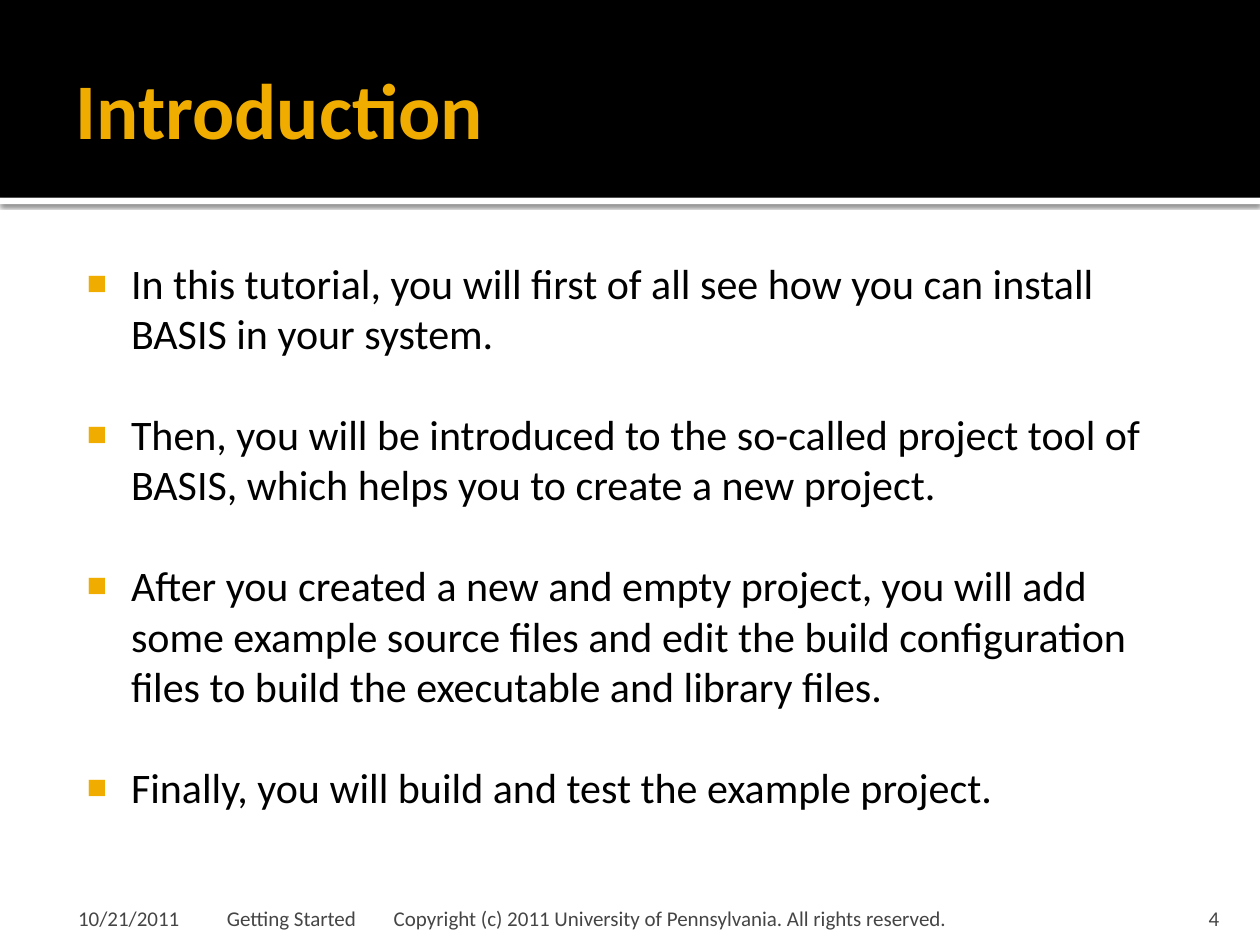
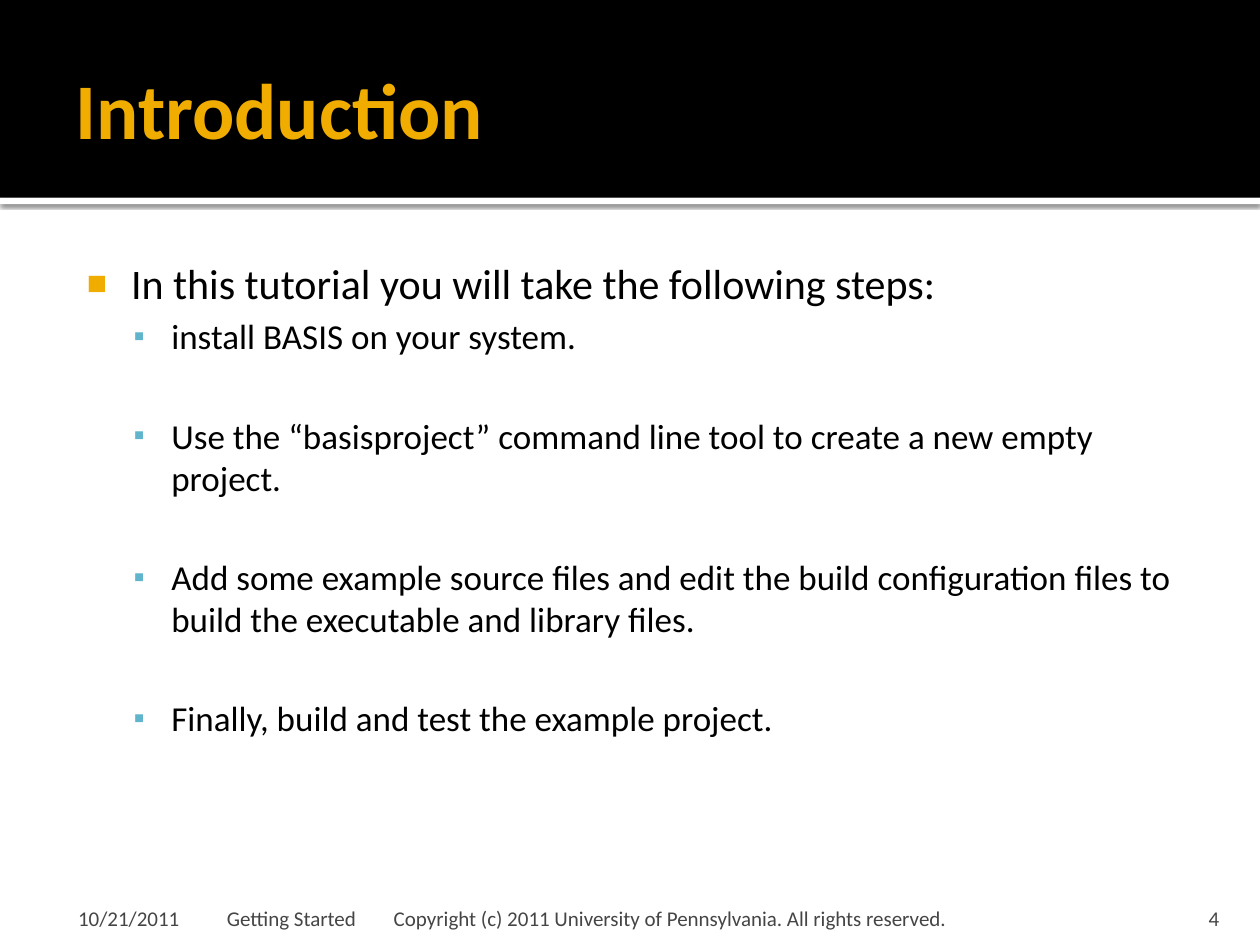
Before and after one commit to cmake-basis/legacy, a slide deck: slide 4 of doc/tutorials/BASIS Tutorial - 01 Getting Started.pptx. Drawn at 1260x945 pixels with LibreOffice and Linux fonts; fonts in the diff are those of the drawing; background and template pictures are left out. Boxes give left, top, right and bottom in pixels: in the first picture for what was removed or moved away, otherwise in the second. Text is boxed around its words. In the diff, an @@ line names an element or a change of style, - is before the commit and + after.

Commit message:
Issue #237 Updated Getting Started Tutorial and Quick Start Guide to be more current and reference the git repository rather than the older SVN repository.

```diff
--- a/doc/tutorials/BASIS Tutorial - 01 Getting Started.pptx
+++ b/doc/tutorials/BASIS Tutorial - 01 Getting Started.pptx
@@ text at bbox=[131, 269, 1170, 737]: text changed; size 24 to 20 pt @@
-■ In this tutorial, you will first of all see how you can install BASIS in your system.
-■ Then, you will be introduced to the so-called project tool of BASIS, which helps you to create a new project.
-■ After you created a new and empty project, you will add some example source files and edit the build configuration files to build the executable and library files.
-■ Finally, you will build and test the example project.
+■ In this tutorial you will take the following steps:
+  ▪ install BASIS on your system.
+  ▪ Use the “basisproject” command line tool to create a new empty project.
+  ▪ Add some example source files and edit the build configuration files to build the executable and library files.
+  ▪ Finally, build and test the example project.
```
Also in this commit, not shown: 8 other slides changed, 1 slide removed, 1 other file.
